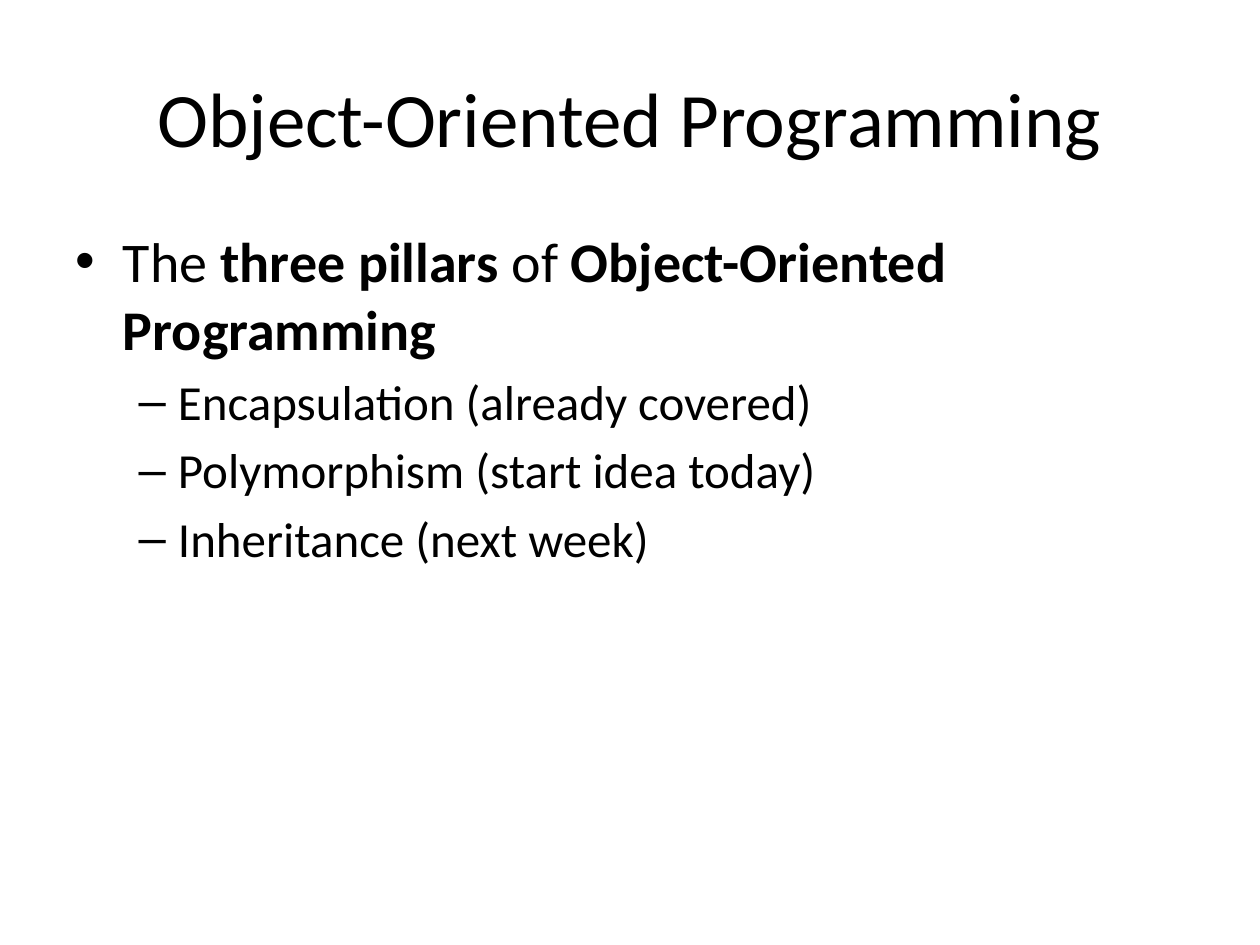
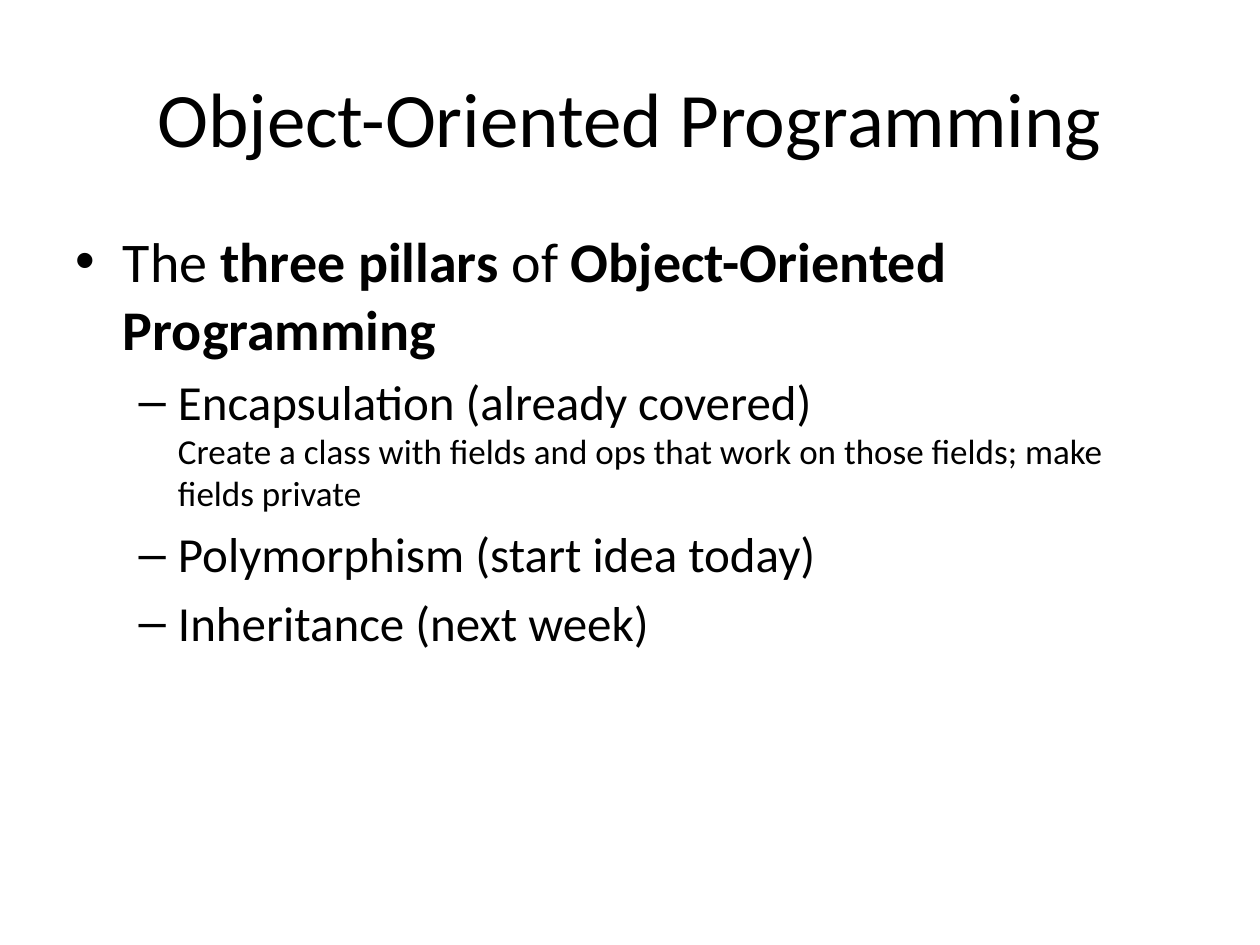
Before and after one commit to RHIT-CSSE/csse220, a slide deck: slide 2 of ClassMaterials/Interfaces/Slides/Interfaces.pptx. Drawn at 1260x945 pixels with LibreOffice and Linux fonts; fonts in the diff are those of the drawing. Boxes give left, top, right and bottom in pixels: in the first picture for what was removed or moved away, otherwise in the second. Text is boxed around its words. In the diff, an @@ line names an element or a change of style, - is before the commit and + after.

```diff
--- a/ClassMaterials/Interfaces/Slides/Interfaces.pptx
+++ b/ClassMaterials/Interfaces/Slides/Interfaces.pptx
@@ text at (178, 384, 1102, 512): text changed; size 28 to 20 pt @@
-  – Encapsulation (already covered)
+  – Encapsulation (already covered)
+    Create a class with fields and ops that work on those fields; make fields private
```
Also in this commit, not shown: 19 other slides changed, 4 slides added, 3 slides removed.
